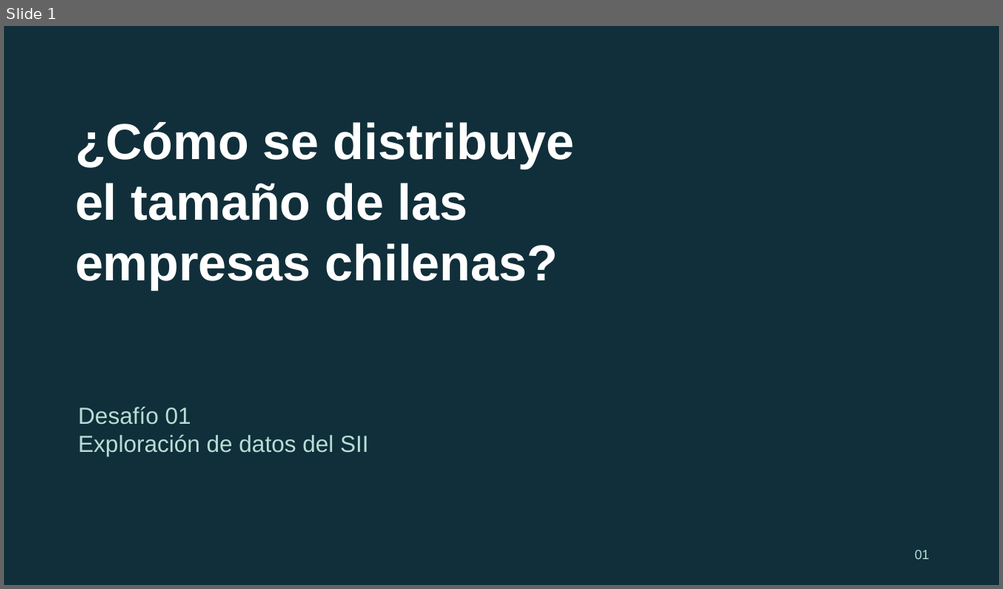
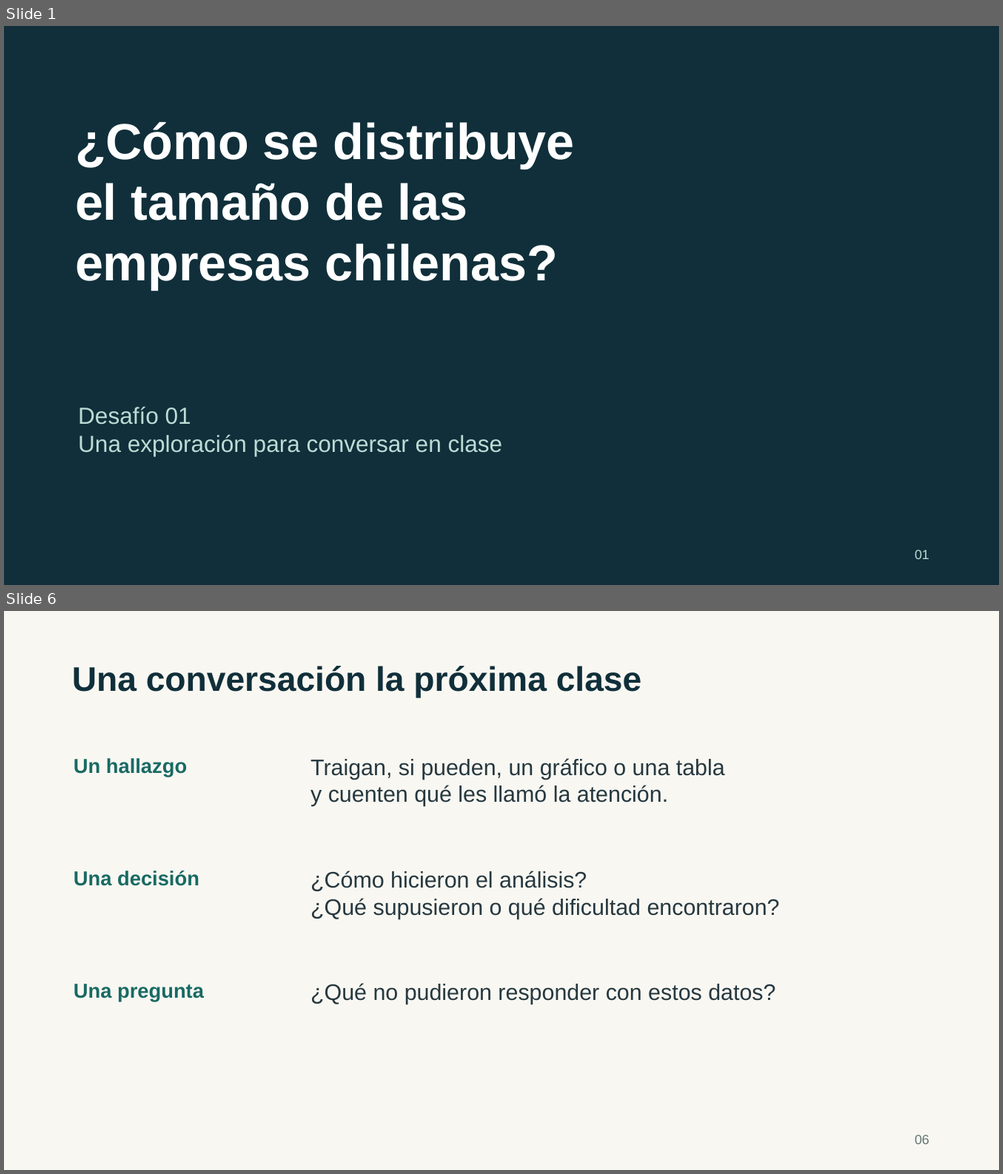
Before and after one commit to nicogarrido/complexity-economics-ai-curso, a slide deck: presentacion/Desafio_01_empresas_chilenas.pptx. Shown one above the other, each under a label of ours: slide 1 before the commit, slides 1 and 6 after it; the slides between them are not shown. The pictures are 1003x589 and 1003x1174 pixels, drawn with LibreOffice and Linux fonts; fonts in the diff are those of the drawing. Boxes give left, top, right and bottom in pixels: in the first picture for what was removed or moved away, otherwise in the second. Text is boxed around its words. In the diff, an @@ line names an element or a change of style, - is before the commit and + after.

Commit message:
Acorta la presentación y plantea una exploración sin evaluación

```diff
--- a/presentacion/Desafio_01_empresas_chilenas.pptx
+++ b/presentacion/Desafio_01_empresas_chilenas.pptx
@@ slide 6 added at box(4, 611, 999, 1170), background #F8F7F2 @@
@@ text added at box(72, 666, 642, 698), 33 pt, text #102F3A, bold @@
+Una conversación la próxima clase
@@ text added at box(74, 758, 187, 776), 19.5 pt, text #186A63, bold @@
+Un hallazgo
@@ text added at box(310, 758, 725, 806), 21.8 pt, text #26383F @@
+Traigan, si pueden, un gráfico o una tabla
+y cuenten qué les llamó la atención.
@@ text added at box(74, 871, 199, 886), 19.5 pt, text #186A63, bold @@
+Una decisión
@@ text added at box(310, 871, 780, 920), 21.8 pt, text #26383F @@
+¿Cómo hicieron el análisis?
+¿Qué supusieron o qué dificultad encontraron?
@@ text added at box(74, 984, 204, 1002), 19.5 pt, text #186A63, bold @@
+Una pregunta
@@ text added at box(310, 983, 775, 1005), 21.8 pt, text #26383F @@
+¿Qué no pudieron responder con estos datos?
@@ text added at box(914, 1135, 929, 1145), 12.8 pt, text #637570 @@
+06
@@ slide 1 changed as well @@
@@ text at box(78, 435, 503, 457): text changed @@
-Exploración de datos del SII
+Una exploración para conversar en clase
```
Also in this commit, not shown: 4 other slides changed, 1 other slide added, 7 slides removed, 3 other files.
